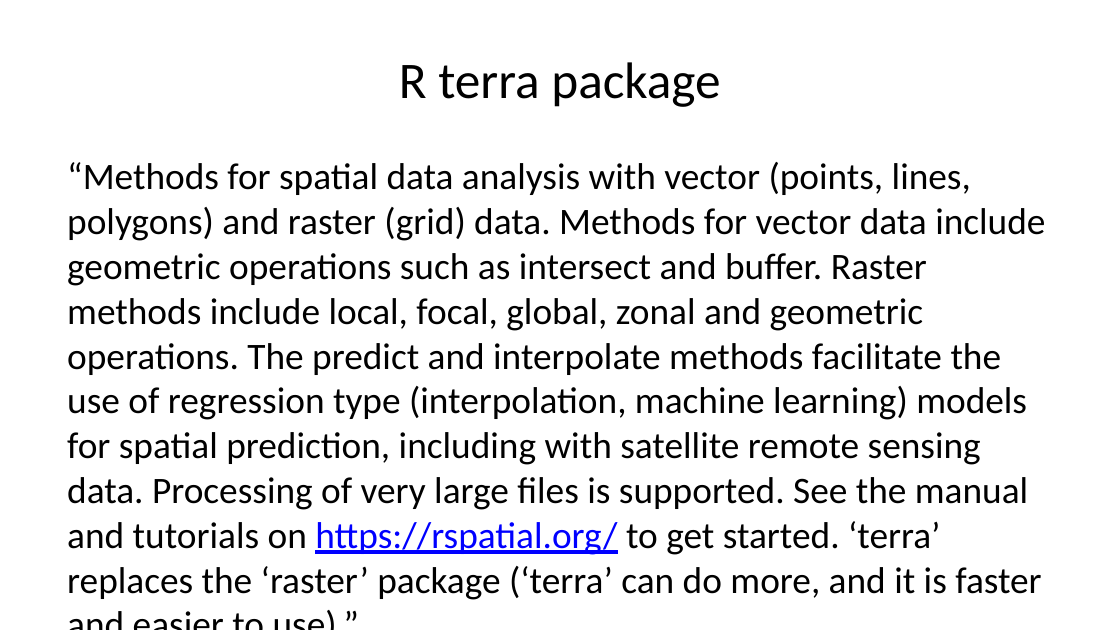
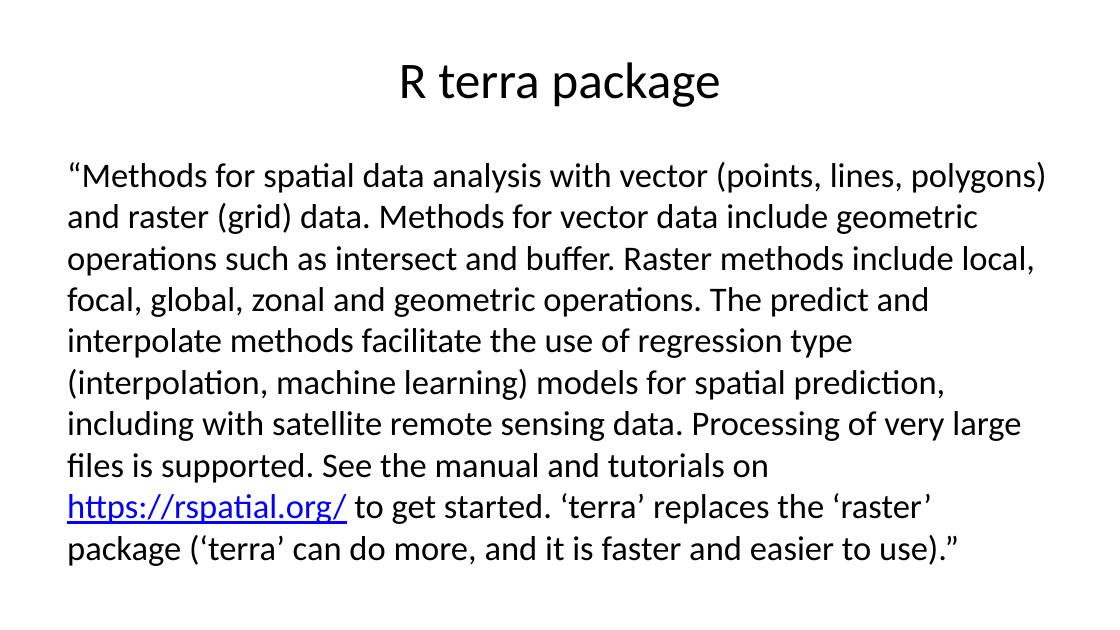
Before and after one commit to yangshao2/Geog4254-5254G, a slide deck: slide 3 of week2/week2.pptx. Drawn at 1120x630 pixels with LibreOffice and Linux fonts; fonts in the diff are those of the drawing. Boxes give left, top, right and bottom in pixels: in the first picture for what was removed or moved away, otherwise in the second. Text is boxed around its words. In the diff, an @@ line names an element or a change of style, - is before the commit and + after.

```diff
--- a/week2/week2.pptx
+++ b/week2/week2.pptx
@@ text "“Methods for spatial data analysis ..." at [67, 162, 1047, 566]: size 24 to 22.2 pt @@
```
Also in this commit, not shown: 9 other slides changed, 1 slide added, 24 other files.
